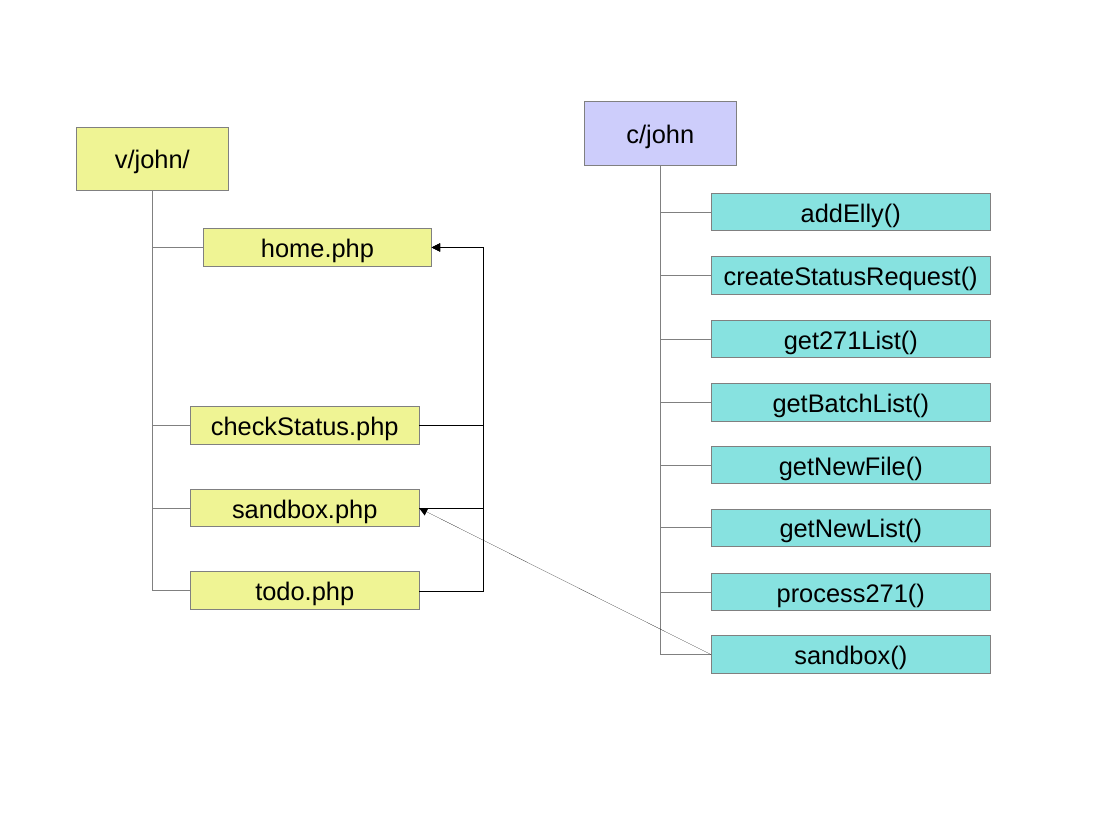
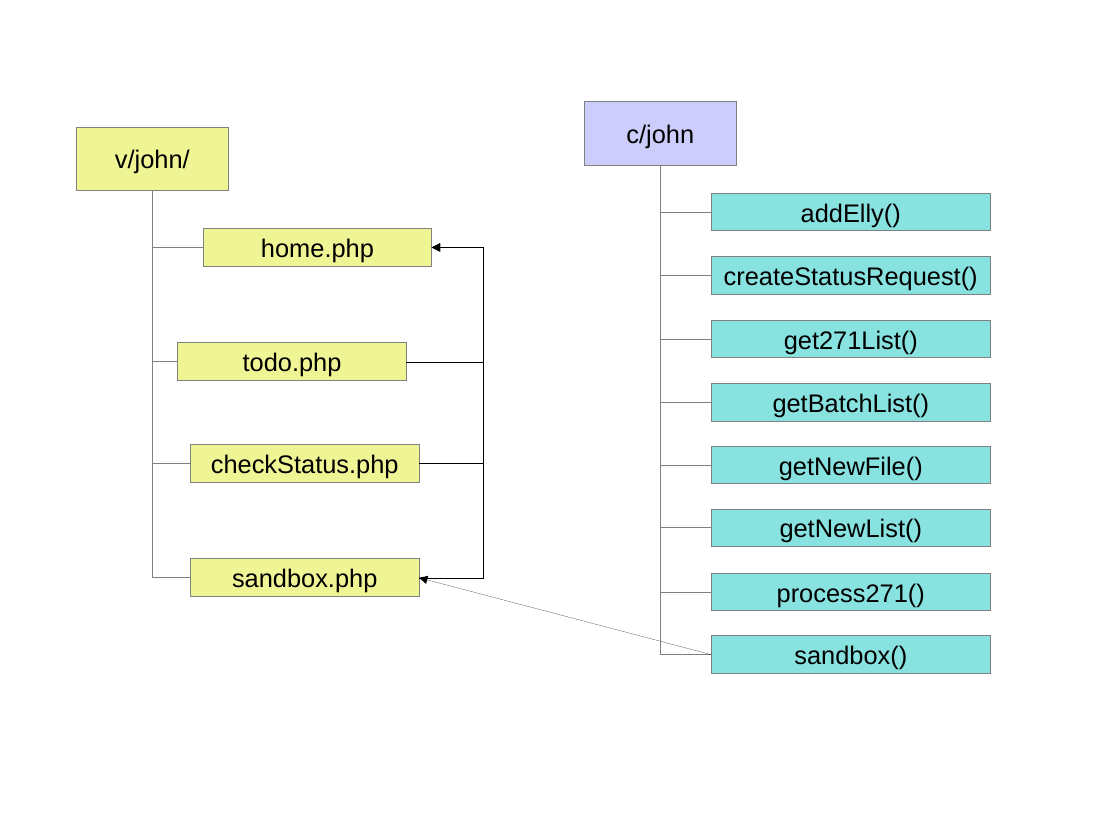
Before and after one commit to JamesLeB/Stout, a slide deck: slide 4 of Documents/BillingSystem.odp. Drawn at 1120x840 pixels with LibreOffice and Linux fonts; fonts in the diff are those of the drawing. Boxes give left, top, right and bottom in pixels: in the first picture for what was removed or moved away, otherwise in the second. Text is boxed around its words. In the diff, an @@ line names an element or a change of style, - is before the commit and + after.

Commit message:
update doc

```diff
--- a/Documents/BillingSystem.odp
+++ b/Documents/BillingSystem.odp
@@ elbow line moved from (152, 190) - (191, 426) to (152, 190) - (191, 463) @@
@@ elbow line moved from (152, 190) - (191, 508) to (152, 190) - (191, 578) @@
@@ elbow line moved from (152, 190) - (191, 590) to (152, 190) - (178, 362) @@
@@ elbow arrow moved from (419, 590) - (432, 248) to (407, 362) - (432, 248) @@
@@ elbow arrow moved from (419, 426) - (432, 248) to (419, 463) - (432, 248) @@
@@ elbow arrow moved from (419, 508) - (432, 248) to (419, 578) - (432, 248) @@
@@ rectangle "todo.php": place and size @@
-rectangle "todo.php" at (190, 572, 419, 610)
+rectangle "todo.php" at (178, 343, 407, 380)
@@ rectangle "checkStatus.php": place and size @@
-rectangle "checkStatus.php" at (190, 407, 419, 444)
+rectangle "checkStatus.php" at (190, 444, 419, 482)
@@ rectangle "sandbox.php": place and size @@
-rectangle "sandbox.php" at (190, 489, 419, 526)
+rectangle "sandbox.php" at (190, 559, 419, 597)
@@ arrow moved from (711, 655) - (419, 508) to (711, 655) - (419, 578) @@
```
